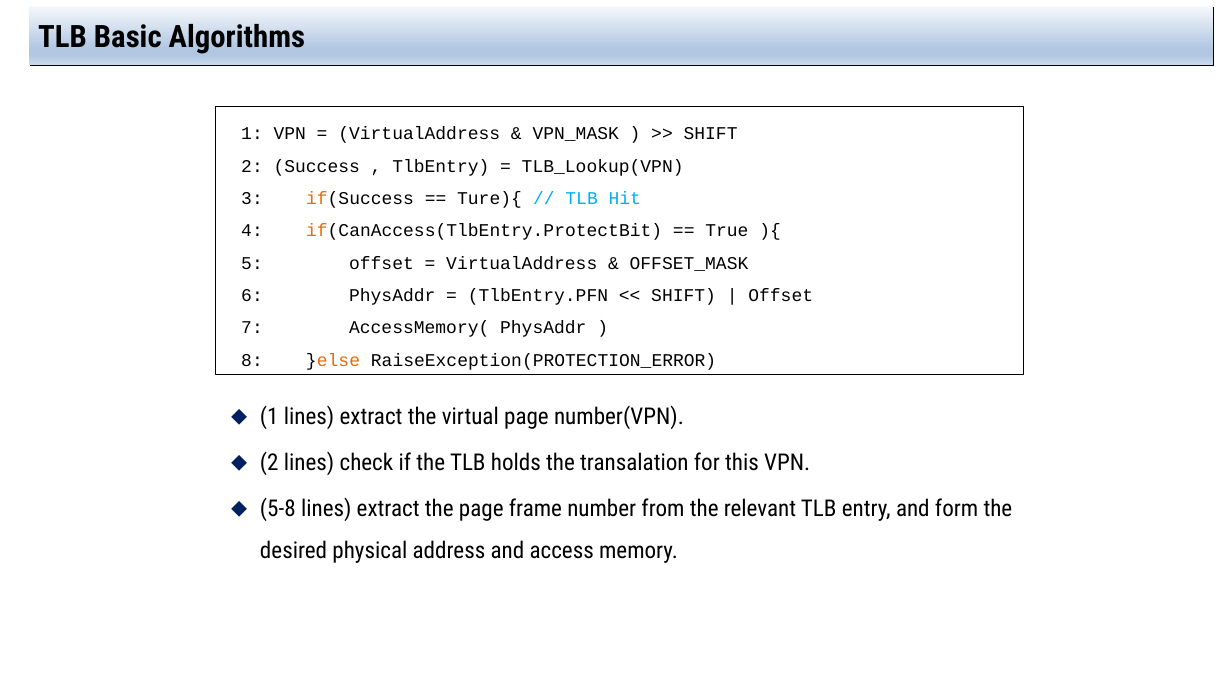
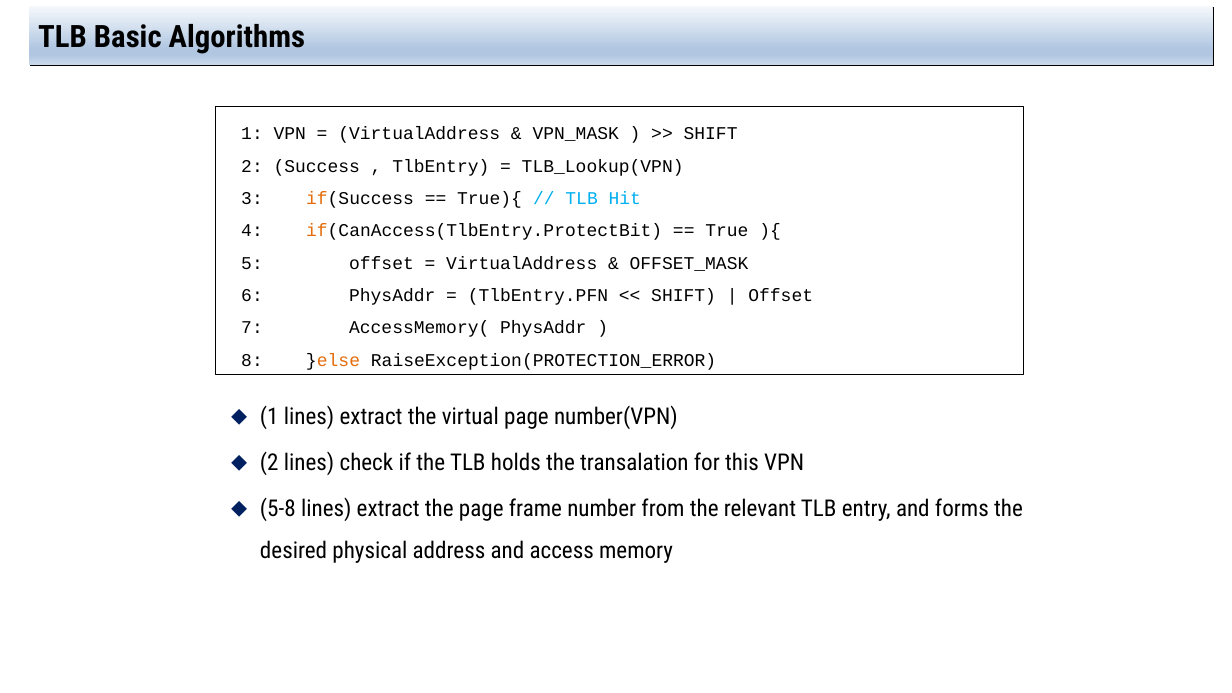
Before and after one commit to jachermocilla/extra-course-materials, a slide deck: slide 6 of cmsc125/ostep/slides/01.Virtualization/19.Translation_Lookaside_Buffers.pptx. Drawn at 1232x693 pixels with LibreOffice and Linux fonts; fonts in the diff are those of the drawing. Boxes give left, top, right and bottom in pixels: in the first picture for what was removed or moved away, otherwise in the second. Text is boxed around its words. In the diff, an @@ line names an element or a change of style, - is before the commit and + after.

```diff
--- a/cmsc125/ostep/slides/01.Virtualization/19.Translation_Lookaside_Buffers.pptx
+++ b/cmsc125/ostep/slides/01.Virtualization/19.Translation_Lookaside_Buffers.pptx
@@ text in rectangle at <box>241,191,641,208</box>: text changed @@
-3: if(Success == Ture){ // TLB Hit
+3: if(Success == True){ // TLB Hit
@@ text at <box>260,405,1023,563</box>: text changed @@
-  ⬥ (1 lines) extract the virtual page number(VPN).
-  ⬥ (2 lines) check if the TLB holds the transalation for this VPN.
-  ⬥ (5-8 lines) extract the page frame number from the relevant TLB entry, and form the desired physical address and access memory.
+  ⬥ (1 lines) extract the virtual page number(VPN)
+  ⬥ (2 lines) check if the TLB holds the transalation for this VPN
+  ⬥ (5-8 lines) extract the page frame number from the relevant TLB entry, and forms the desired physical address and access memory
```
Also in this commit, not shown: 13 other slides changed, 5 other files.
